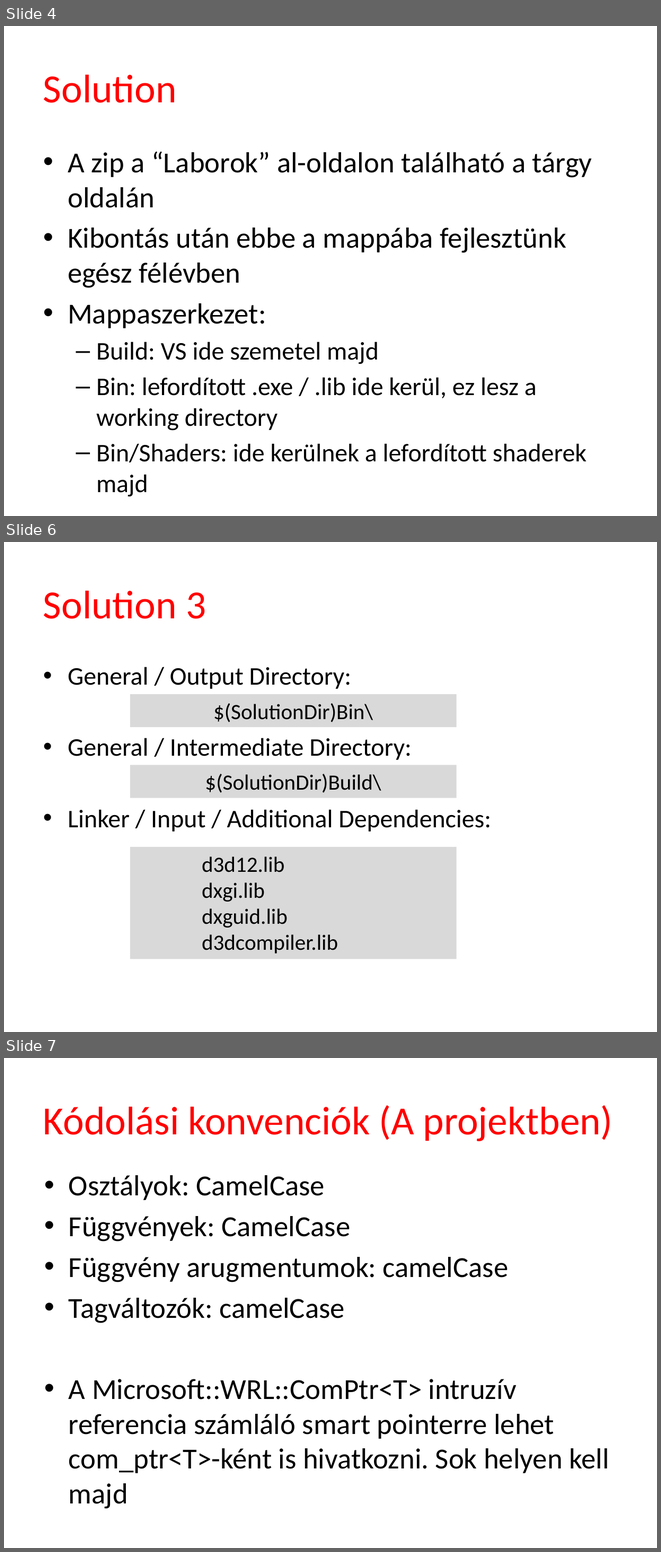
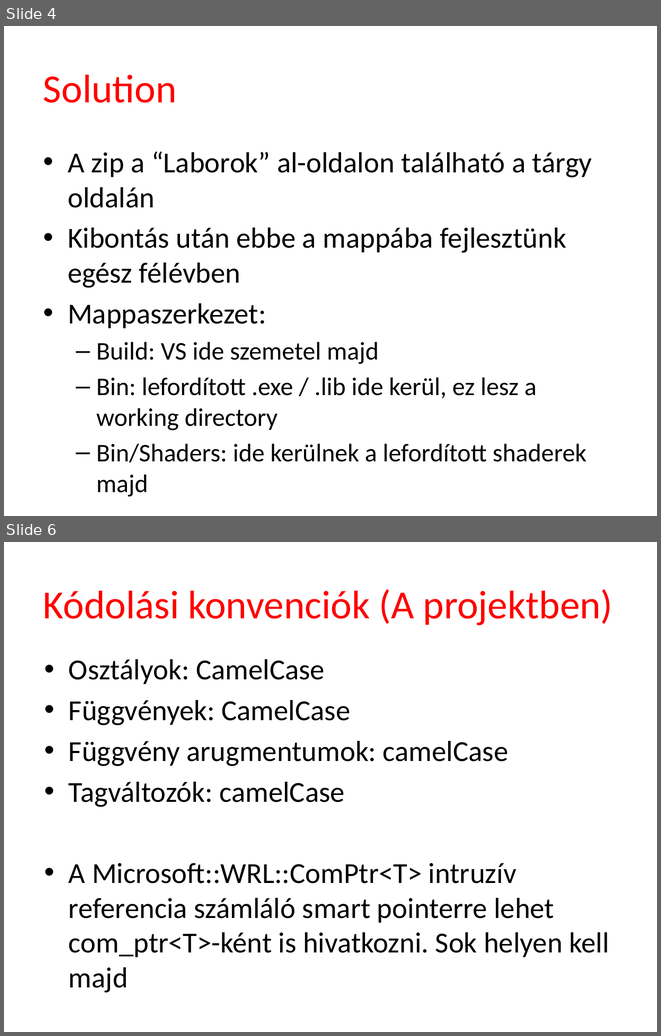
Before and after one commit to tyekx/dx12, a slide deck: Slides/gg000-HelloTriangle.pptx. Shown one above the other, each under a label of ours: slides 4, 6 and 7 before the commit, slides 4 and 6 after it; the slides between them are not shown. The pictures are 661x1552 and 661x1036 pixels, drawn with LibreOffice and Linux fonts; fonts in the diff are those of the drawing; background and template pictures are left out. Boxes give left, top, right and bottom in pixels: in the first picture for what was removed or moved away, otherwise in the second. Text is boxed around its words. In the diff, an @@ line names an element or a change of style, - is before the commit and + after.

```diff
--- a/Slides/gg000-HelloTriangle.pptx
+++ b/Slides/gg000-HelloTriangle.pptx
@@ slide 6 removed at (4, 542, 657, 1032), background #FFFFFF @@
@@ title removed at (43, 590, 206, 619) @@
-Solution 3
@@ text removed at (68, 667, 491, 831) @@
-• General / Output Directory:
-• General / Intermediate Directory:
-• Linker / Input / Additional Dependencies:
@@ rectangle removed at (130, 694, 457, 727) @@
-$(SolutionDir)Bin\
@@ rectangle removed at (130, 765, 457, 797) @@
-$(SolutionDir)Build\
@@ rectangle removed at (130, 847, 457, 959) @@
-    d3d12.lib
-    dxgi.lib
-    dxguid.lib
-    d3dcompiler.lib
@@ what was slide 7 is now slide 6 @@
```
Also in this commit, not shown: 2 slides changed.
